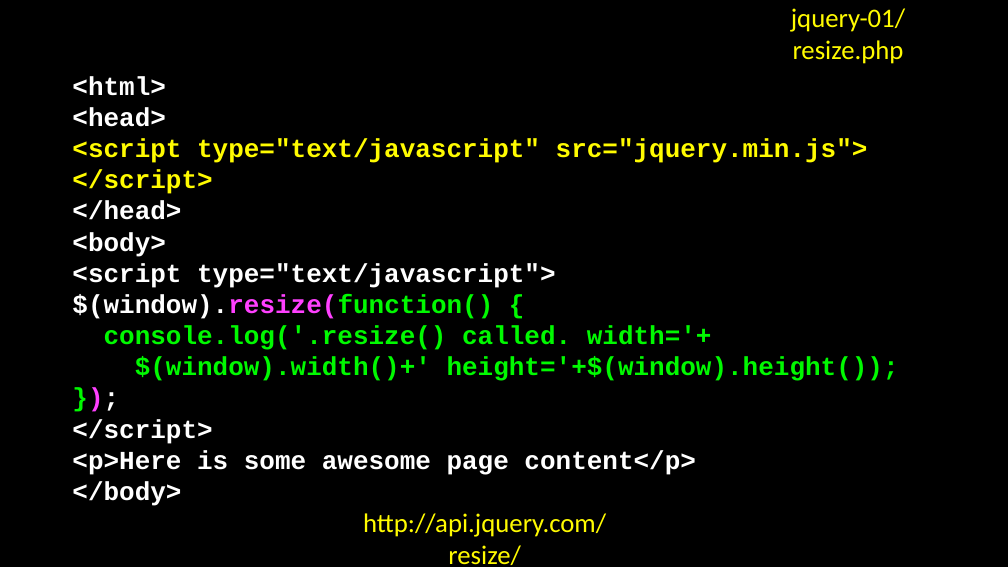
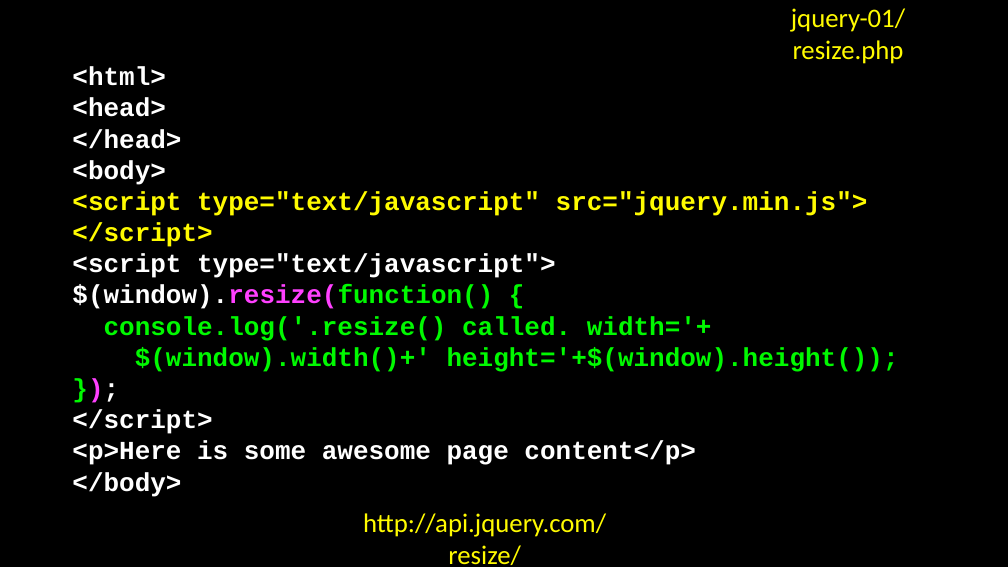
Before and after one commit to csev/wa4e, a slide deck: slide 9 of lectures/PHP-14-JQuery-JSON.ppt (slide 7 before the commit). Drawn at 1008x567 pixels with LibreOffice and Linux fonts; fonts in the diff are those of the drawing. Boxes give left, top, right and bottom in pixels: in the first picture for what was removed or moved away, otherwise in the second. Text is boxed around its words. In the diff, an @@ line names an element or a change of style, - is before the commit and + after.

```diff
--- a/lectures/PHP-14-JQuery-JSON.ppt
+++ b/lectures/PHP-14-JQuery-JSON.ppt
@@ free "<html>": place and size @@
-free "<html>" at bbox=[69, 81, 956, 495]
+free "<html>" at bbox=[69, 61, 956, 494]
@@ text in free at bbox=[72, 129, 181, 185]: paragraphs added @@
+</head>
+<body>
@@ text in free at bbox=[72, 200, 181, 257]: paragraphs removed @@
-</head>
-<body>
```
Also in this commit, not shown: 8 other slides changed, 2 slides added, 10 other files.
